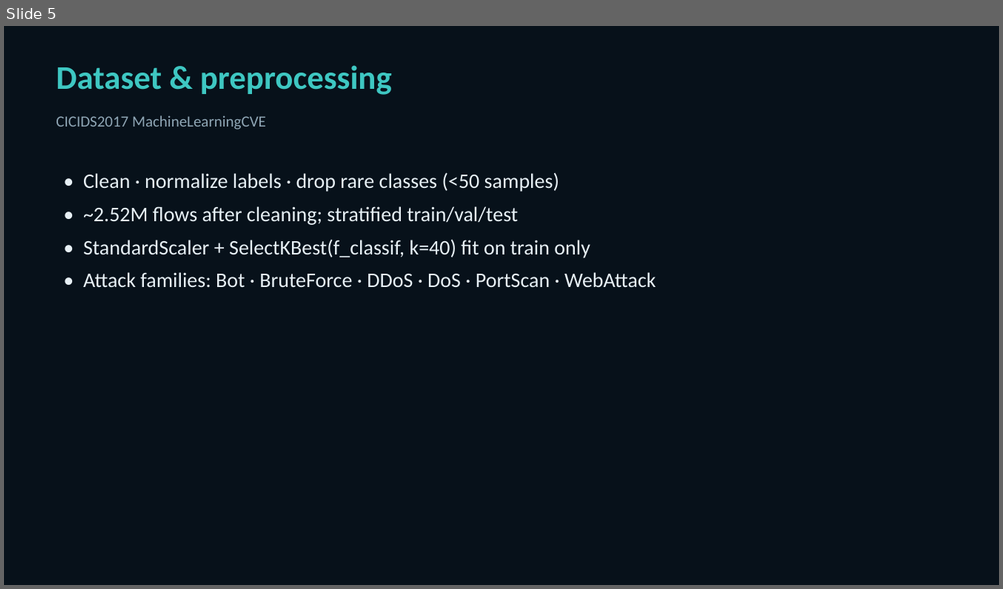
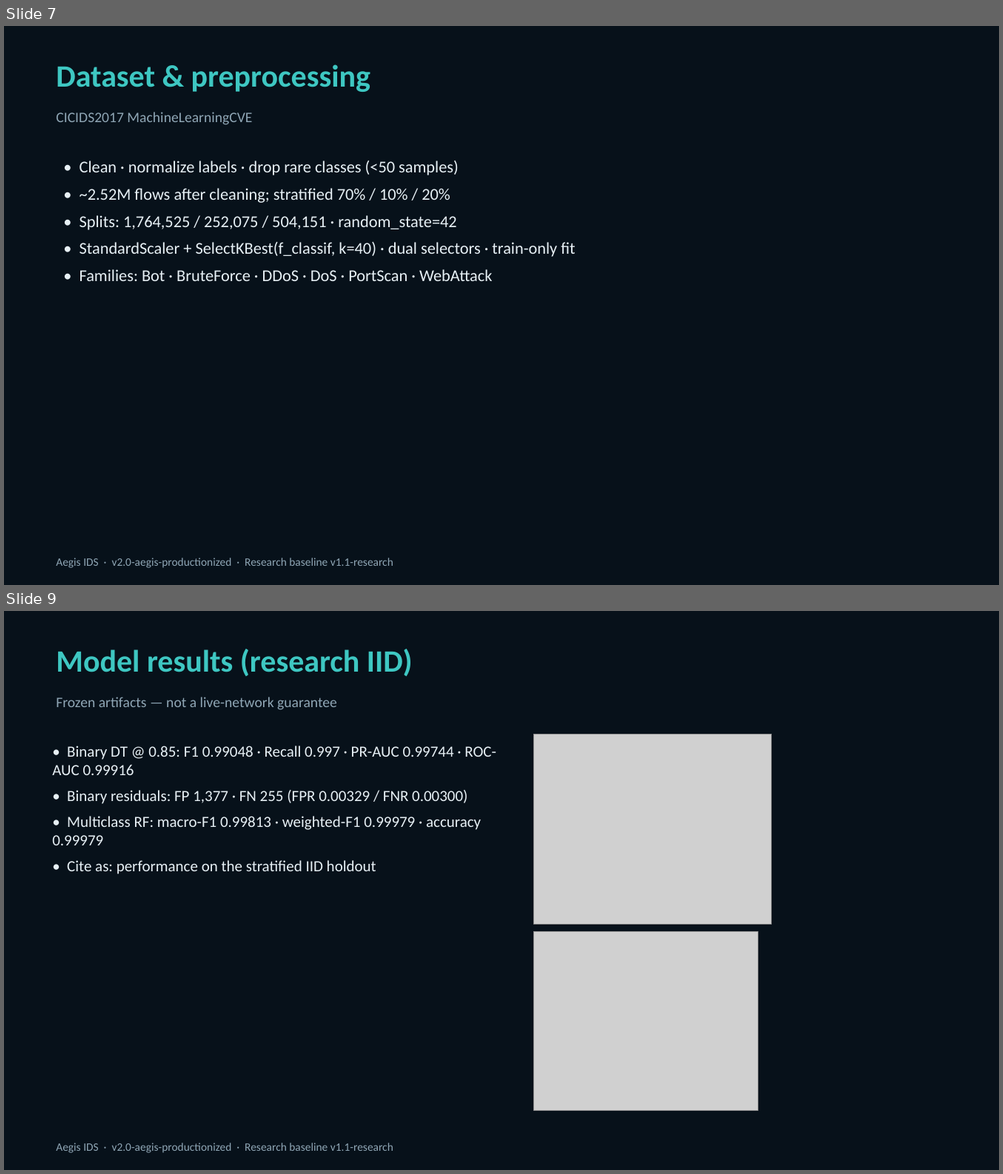
Before and after one commit to Dolendra/Intelligent-Machine-Learning-Based-Intrusion-Detection-and-Attack-Defense-Simulation-System, a slide deck: docs/Aegis_IDS_Viva_Presentation.pptx. Shown one above the other, each under a label of ours: slide 5 before the commit, slides 7 and 9 after it; the slides between them are not shown. The pictures are 1003x589 and 1003x1174 pixels, drawn with LibreOffice and Linux fonts; fonts in the diff are those of the drawing; grey boxes stand for pictures. Boxes give left, top, right and bottom in pixels: in the first picture for what was removed or moved away, otherwise in the second. Text is boxed around its words. In the diff, an @@ line names an element or a change of style, - is before the commit and + after.

```diff
--- a/docs/Aegis_IDS_Viva_Presentation.pptx
+++ b/docs/Aegis_IDS_Viva_Presentation.pptx
@@ slide 9 added at (4,611,999,1170), background #FFFFFF @@
@@ rectangle added at (4,611,999,1170), fill #07111A @@
@@ text added at (56,649,412,676), 30 pt, text #3EC7C2, bold @@
+Model results (research IID)
@@ text added at (56,697,337,710), 14 pt, text #8FA6B5 @@
+Frozen artifacts — not a live-network guarantee
@@ picture added at (534,734,771,924) @@
@@ text added at (52,746,496,874), 15 pt, text #E7F0F5 @@
+• Binary DT @ 0.85: F1 0.99048 · Recall 0.997 · PR-AUC 0.99744 · ROC-AUC 0.99916
+• Binary residuals: FP 1,377 · FN 255 (FPR 0.00329 / FNR 0.00300)
+• Multiclass RF: macro-F1 0.99813 · weighted-F1 0.99979 · accuracy 0.99979
+• Cite as: performance on the stratified IID holdout
@@ picture added at (534,932,757,1111) @@
@@ text added at (56,1143,393,1153), 11 pt, text #8FA6B5 @@
+Aegis IDS · v2.0-aegis-productionized · Research baseline v1.1-research
@@ what was slide 5 is now slide 7 @@
@@ slide 7 changed as well @@
@@ text "Dataset & preprocessing" at (56,64,370,92): size 32 to 30 pt @@
@@ text "CICIDS2017 MachineLearningCVE" at (56,112,252,125): size 15 to 14 pt @@
@@ text "• Clean · normalize labels ...": place and size @@
-text "• Clean · normalize labels ..." at (83,173,656,288)
+text "• Clean · normalize labels ..." at (79,161,575,281)
@@ text at (79,161,458,175): size 20 to 16 pt in "• Clean · normalize labels · drop ..."; less space between paragraphs @@
@@ text at (79,188,575,281): text changed; size 20 to 16 pt @@
-• ~2.52M flows after cleaning; stratified train/val/test
-• StandardScaler + SelectKBest(f_classif, k=40) fit on train only
-• Attack families: Bot · BruteForce · DDoS · DoS · PortScan · WebAttack
+• ~2.52M flows after cleaning; stratified 70% / 10% / 20%
+• Splits: 1,764,525 / 252,075 / 504,151 · random_state=42
+• StandardScaler + SelectKBest(f_classif, k=40) · dual selectors · train-only fit
+• Families: Bot · BruteForce · DDoS · DoS · PortScan · WebAttack
@@ text added at (56,558,393,568), 11 pt, text #8FA6B5 @@
+Aegis IDS · v2.0-aegis-productionized · Research baseline v1.1-research
```
Also in this commit, not shown: 3 other slides changed, 13 other slides added, 11 slides removed, 3 other files.
